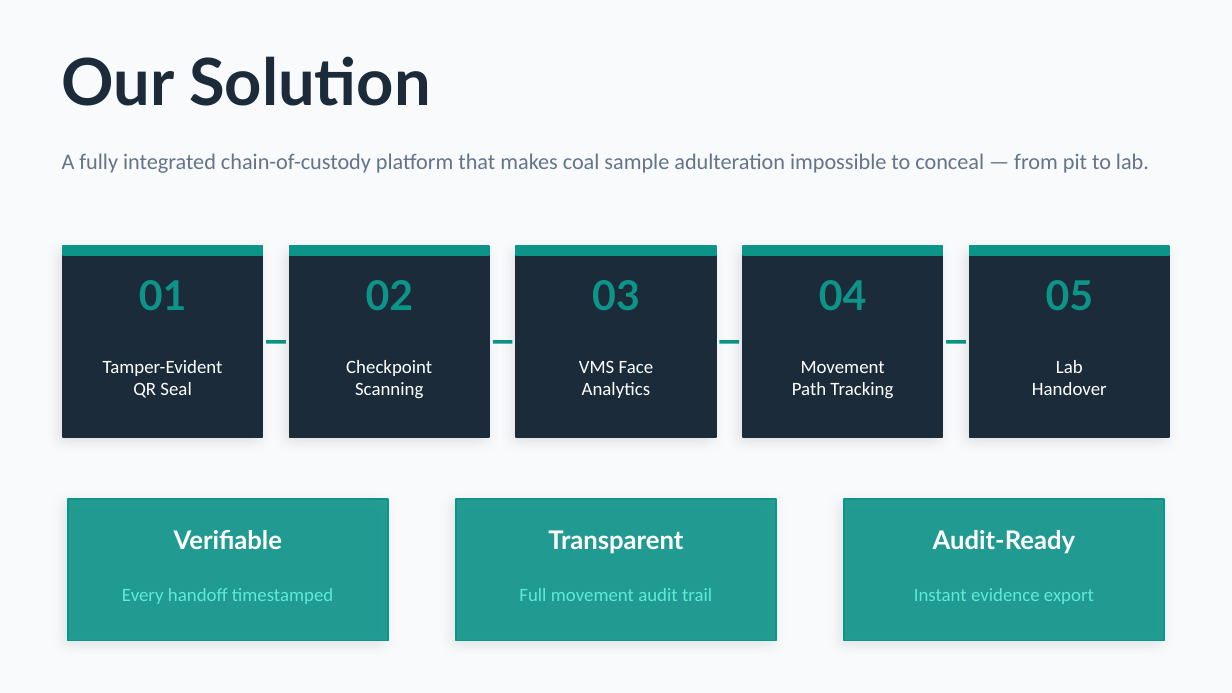
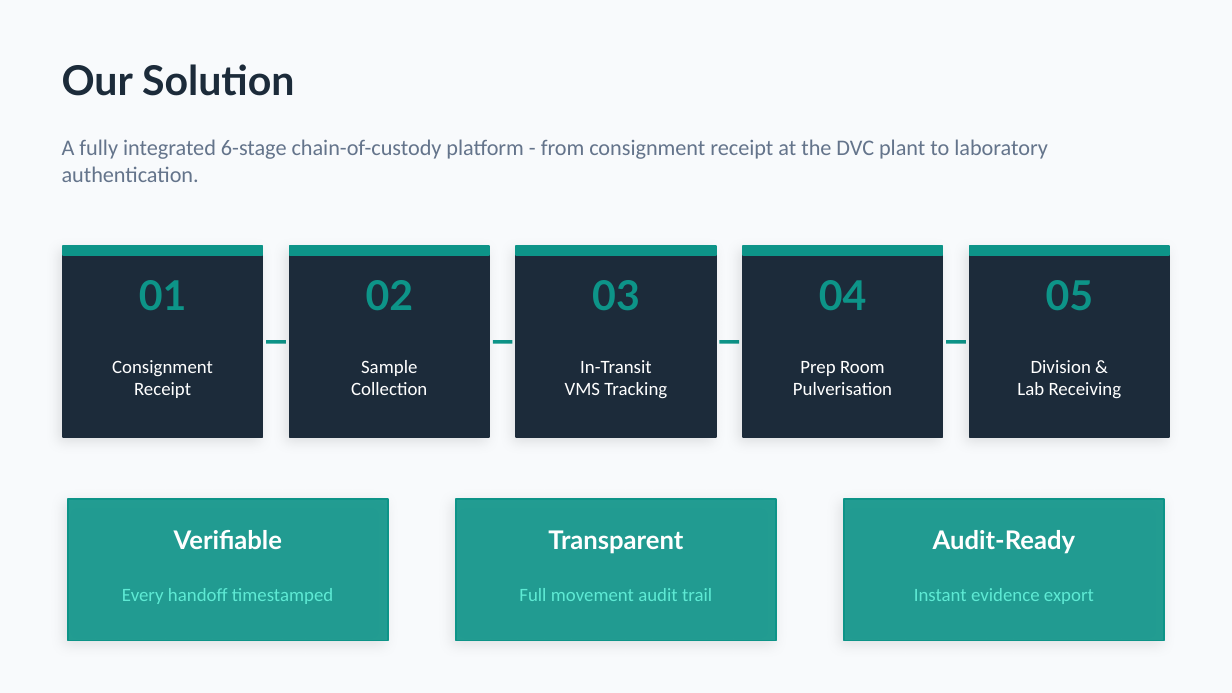
Before and after one commit to sudhansusekhar98/csaas, a slide deck: slide 3 of CSAAS_Presentation.pptx. Drawn at 1232x693 pixels with LibreOffice and Linux fonts; fonts in the diff are those of the drawing. Boxes give left, top, right and bottom in pixels: in the first picture for what was removed or moved away, otherwise in the second. Text is boxed around its words. In the diff, an @@ line names an element or a change of style, - is before the commit and + after.

```diff
--- a/CSAAS_Presentation.pptx
+++ b/CSAAS_Presentation.pptx
@@ text "Our Solution" at <box>62,64,295,96</box>: size 38 to 24 pt @@
@@ text at <box>62,139,1048,182</box>: text changed @@
-A fully integrated chain-of-custody platform that makes coal sample adulteration impossible to conceal — from pit to lab.
+A fully integrated 6-stage chain-of-custody platform - from consignment receipt at the DVC plant to laboratory authentication.
@@ text at <box>112,360,213,398</box>: text changed @@
-Tamper-Evident
-QR Seal
+Consignment
+Receipt
@@ text at <box>351,360,427,395</box>: text changed @@
-Checkpoint
-Scanning
+Sample
+Collection
@@ text at <box>565,360,667,399</box>: text changed @@
-VMS Face
-Analytics
+In-Transit
+VMS Tracking
@@ text at <box>793,361,892,395</box>: text changed @@
-Movement
-Path Tracking
+Prep Room
+Pulverisation
@@ text at <box>1017,360,1122,399</box>: text changed @@
-Lab
-Handover
+Division &
+Lab Receiving
```
Also in this commit, not shown: 6 other slides changed, 7 slides added, 1 slide removed, 4 other files.
